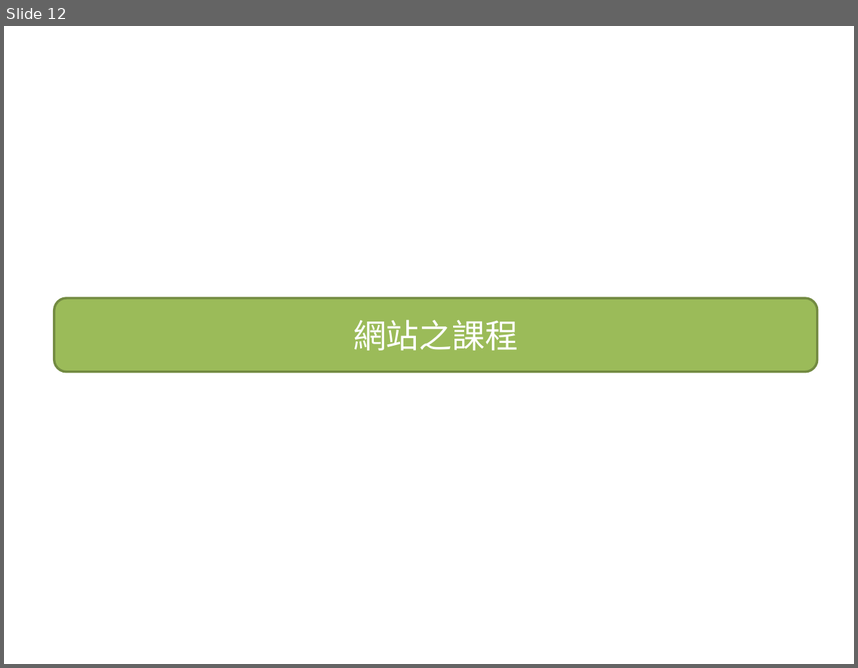
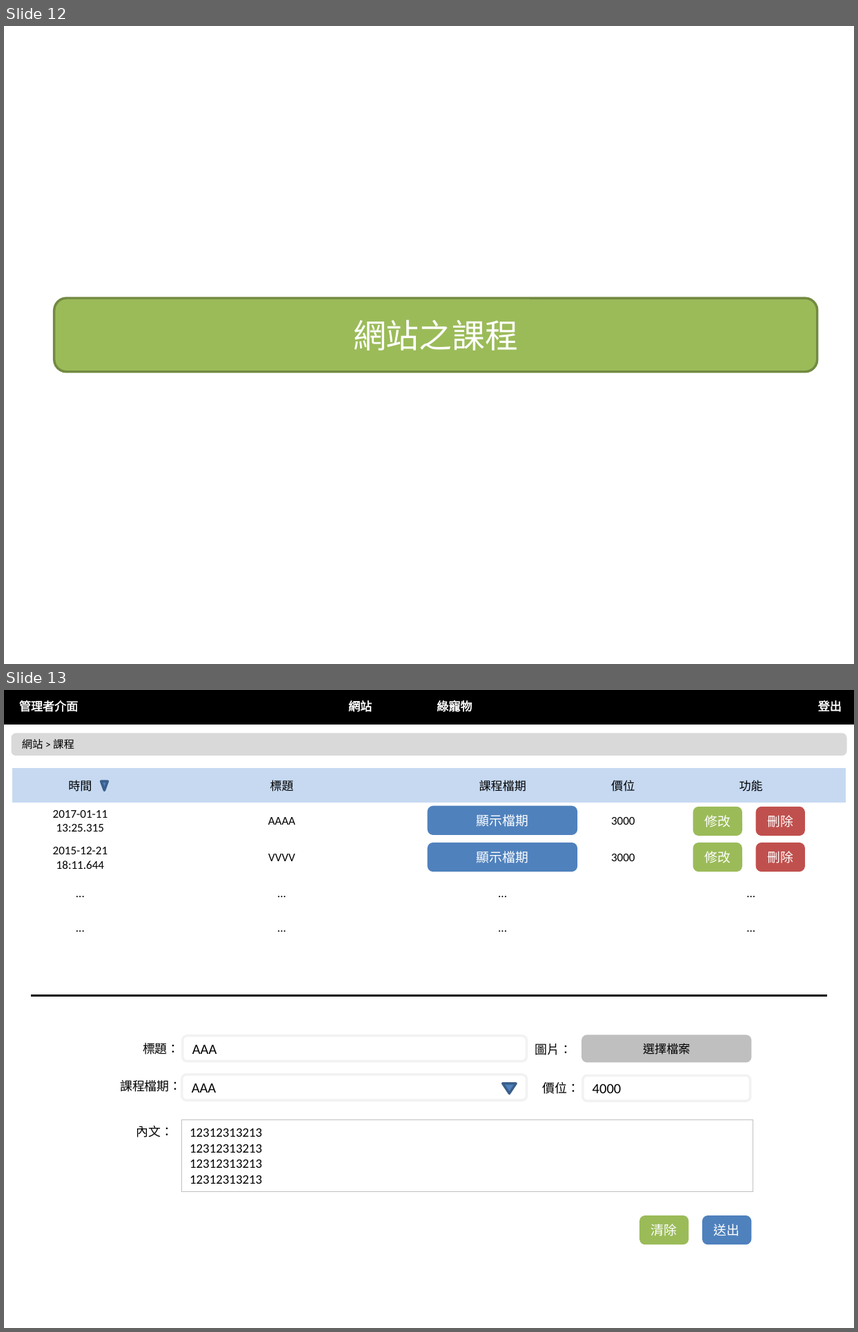
Before and after one commit to nexstar/XMind, a slide deck: 最終後台版型.pptx. Shown one above the other, each under a label of ours: slide 12 before the commit, slides 12 and 13 after it. The pictures are 858x668 and 858x1332 pixels, drawn with LibreOffice and Linux fonts; fonts in the diff are those of the drawing. Boxes give left, top, right and bottom in pixels: in the first picture for what was removed or moved away, otherwise in the second. Text is boxed around its words. In the diff, an @@ line names an element or a change of style, - is before the commit and + after.

Commit message:
增加課程

```diff
--- a/最終後台版型.pptx
+++ b/最終後台版型.pptx
@@ slide 13 added at [4,690,854,1328], background #FFFFFF @@
@@ rectangle added at [4,690,854,723], fill #000000, outline #000000 2 pt @@
@@ text added at [19,700,78,712], 10 pt, text #FFFFFF @@
+管理者介面
@@ text added at [348,700,372,712], 10 pt, text #FFFFFF @@
+網站
@@ text added at [437,698,473,714], 10 pt, text #FFFFFF @@
+綠寵物
@@ text added at [818,700,842,712], 10 pt, text #FFFFFF @@
+登出
@@ rounded rectangle added at [12,734,846,755], fill #D9D9D9, outline #D9D9D9 2 pt, 9 pt, text #000000 @@
+網站 > 課程
@@ table added at [12,768,846,945], 5 rows, 5 columns @@
+時間 | 標題 | 課程檔期 | 價位 | 功能
+2017-01-11 / 13:25.315 | AAAA |  | 3000 | 
+2015-12-21 / 18:11.644 | VVVV |  | 3000 | 
+... | ... | ... |  | ...
+... | ... | ... |  | ...
@@ triangle added at [101,781,107,790], fill #4F81BD, outline #3A5F8C 2 pt @@
@@ rounded rectangle added at [429,807,577,834], fill #4F81BD, outline #4F81BD 2 pt, 11 pt, text #FFFFFF @@
+顯示檔期
@@ rounded rectangle added at [694,807,741,834], fill #9BBB59, outline #9BBB59 2 pt, 11 pt, text #FFFFFF @@
+修改
@@ rounded rectangle added at [757,807,804,834], fill #C0504D, outline #C0504D 2 pt, 11 pt, text #FFFFFF @@
+刪除
@@ rounded rectangle added at [429,844,577,870], fill #4F81BD, outline #4F81BD 2 pt, 11 pt, text #FFFFFF @@
+顯示檔期
@@ rounded rectangle added at [694,844,741,870], fill #9BBB59, outline #9BBB59 2 pt, 11 pt, text #FFFFFF @@
+修改
@@ rounded rectangle added at [757,844,804,870], fill #C0504D, outline #C0504D 2 pt, 11 pt, text #FFFFFF @@
+刪除
@@ line added from (31, 995) to (827, 995), #000000 2.25 pt @@
@@ rounded rectangle added at [183,1035,527,1061], fill #FFFFFF, outline #F2F2F2 2 pt, 12 pt, text #000000 @@
+AAA
@@ rounded rectangle added at [583,1036,751,1061], fill #BFBFBF, outline #BFBFBF 2 pt, 10 pt, text #000000 @@
+選擇檔案
@@ text added at [143,1043,180,1054], 10.5 pt, text #000000 @@
+標題：
@@ text added at [535,1043,573,1055], 10.5 pt, text #000000 @@
+圖片：
@@ text added at [120,1080,181,1092], 10.5 pt, text #000000 @@
+課程檔期：
@@ rounded rectangle added at [181,1074,526,1100], fill #FFFFFF, outline #F2F2F2 2 pt, 12 pt, text #000000 @@
+AAA
@@ text added at [543,1082,580,1094], 10.5 pt, text #000000 @@
+價位：
@@ rounded rectangle added at [583,1075,751,1101], fill #FFFFFF, outline #F2F2F2 2 pt, 12 pt, text #000000 @@
+4000
@@ triangle added at [503,1083,517,1094], fill #4F81BD, outline #3A5F8C 2 pt @@
@@ rectangle added at [181,1119,754,1191], fill #FFFFFF, outline #BFBFBF 0.75 pt, 11 pt, text #000000 @@
+12312313213
+12312313213
+12312313213
+12312313213
@@ text added at [136,1125,174,1137], 10.5 pt, text #000000 @@
+內文：
@@ rounded rectangle added at [641,1216,688,1243], fill #9BBB59, outline #9BBB59 2 pt, 11 pt, text #FFFFFF @@
+清除
@@ rounded rectangle added at [704,1216,751,1243], fill #4F81BD, outline #4F81BD 2 pt, 11 pt, text #FFFFFF @@
+送出
```
Also in this commit, not shown: 5 slides changed, 3 other slides added.
